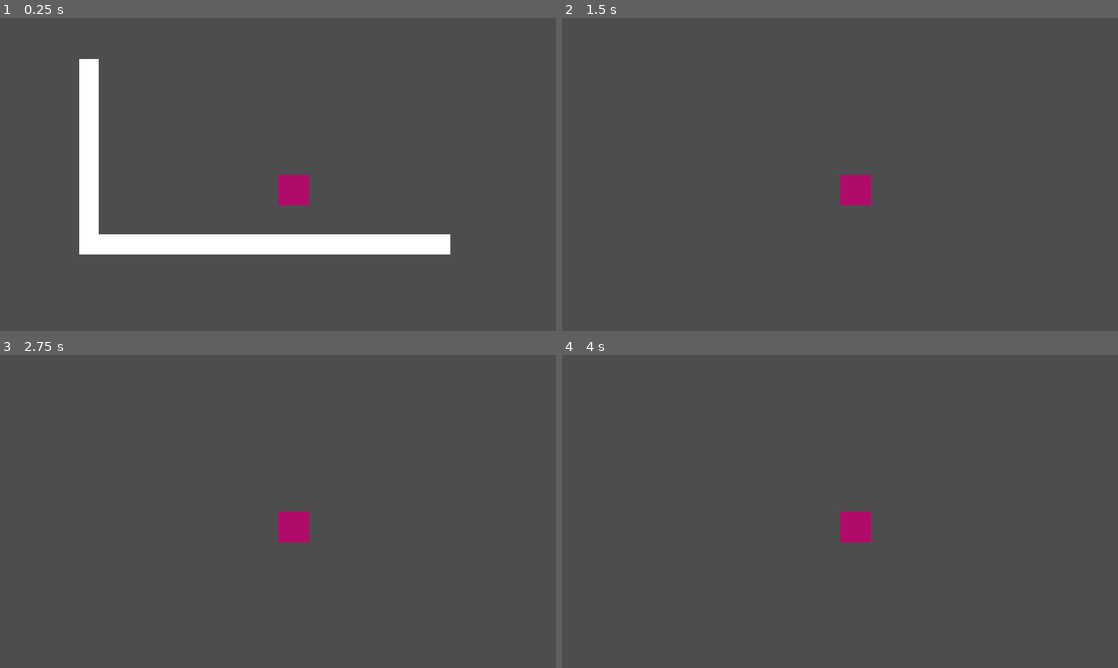
Above: before the commit, frames 1-4 (two rows, left to right).
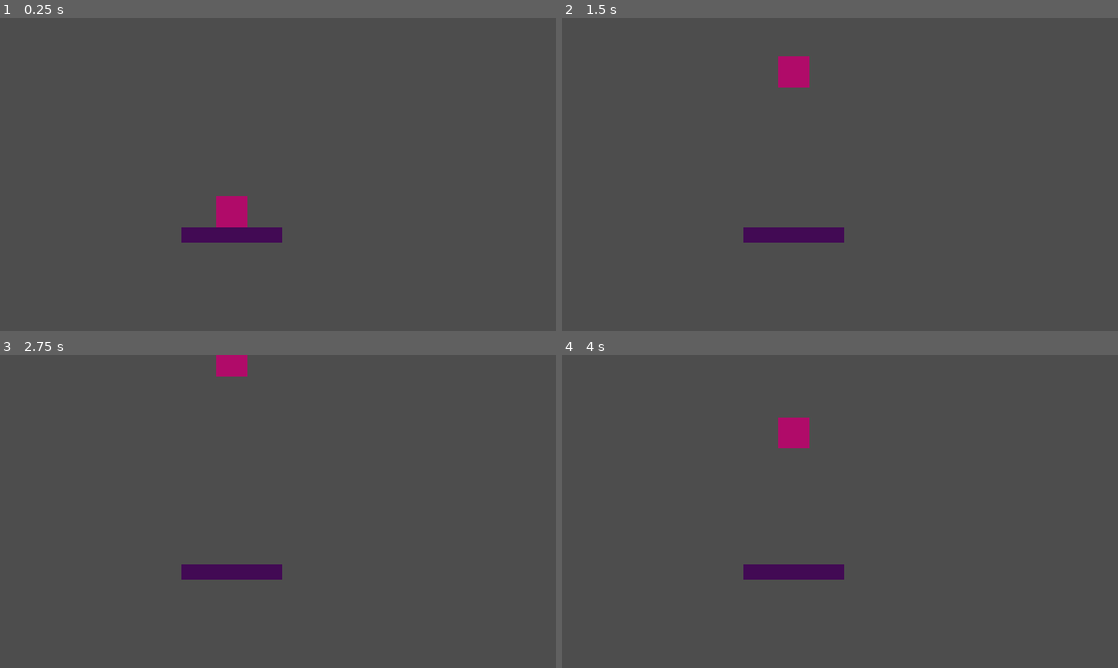
Above: after the commit, the same moments.

Repository: Sauleline/at2Colaborative
Game: Godot game, scene res://Main_Game/main.tscn
Two runs of this game, one before a commit and one after it. Both use one fixed random seed, a clock stepped at 60 frames per second and the inputs below. This scene is started directly instead of the project's main scene.
Inputs:
- Up to frame 1 (0.25 s): no input
- Up to frame 2 (1.5 s): hold Right (move_right, bound only before the commit) from 0.53 s (still down); tap Up (jump, bound only before the commit) at 0.6, 0.77, 1.07 s; tap W (p1jump, bound only after the commit) at 0.8, 1.35 s
- Up to frame 3 (2.75 s): tap Up (jump, bound only before the commit) at 1.52, 1.55, 1.82, 2.1 s; tap Enter at 2 s; release Right (move_right, bound only before the commit) at 2.03 s; hold Left (move_left, bound only before the commit) from 2.03 s (still down); tap W (p1jump, bound only after the commit) at 2.3 s
- Up to frame 4 (4 s): release Left (move_left, bound only before the commit) at 2.78 s; hold Right (move_right, bound only before the commit) from 2.78 s (still down); tap W (p1jump, bound only after the commit) at 2.85, 3.8 s; tap Up (jump, bound only before the commit) at 3.02, 3.05, 3.32, 3.6, 3.77 s

The runs differ from the first frame. In frame 1, 7.8% of the frame differs, in the area x 14-81%, y 13-76%; in frame 2, 2.0%; in frame 3, 1.8%; in frame 4, 2.0%.

Commit message:
changed the way terrian is handled
its still ass lmao

Diff:
--- a/at2Colaborative/Game_User_Interface/title_screen.gd
+++ b/at2Colaborative/Game_User_Interface/title_screen.gd
@@ -6,7 +6,8 @@
 
 
 func _on_single_player_pressed() -> void:
-	get_tree().change_scene_to_file("res://Game_User_Interface/Single_Player_Level_Select.tscn")
+	get_tree().change_scene_to_file("res://Main_Game/main.tscn")
+	##get_tree().change_scene_to_file("res://Game_User_Interface/Single_Player_Level_Select.tscn")
 
 
 func _on_wardrobe_pressed() -> void:
--- a/at2Colaborative/Main_Game/main.gd
+++ b/at2Colaborative/Main_Game/main.gd
@@ -1,5 +1 @@
 extends Node
-
-func _process(delta):
-	if($Player.global_position[1] > 10000):
-		$Player.position = $PlayerSpawn.position
--- a/at2Colaborative/Main_Game/main.tscn
+++ b/at2Colaborative/Main_Game/main.tscn
@@ -1,19 +1,14 @@
 [gd_scene load_steps=4 format=3 uid="uid://cu0pyw6xlgb3d"]
 
 [ext_resource type="Script" uid="uid://ocqtb0phdj5n" path="res://Main_Game/main.gd" id="1_c2mri"]
-[ext_resource type="PackedScene" uid="uid://gq8bk5h87loy" path="res://Main_Game/player.tscn" id="1_sew5f"]
-[ext_resource type="PackedScene" uid="uid://ecv35nc7xcgi" path="res://Main_Game/terrain.tscn" id="2_c2mri"]
+[ext_resource type="PackedScene" uid="uid://gq8bk5h87loy" path="res://Main_Game/player1.tscn" id="1_sew5f"]
+[ext_resource type="PackedScene" uid="uid://digf50f7xpa4" path="res://Main_Game/terrain.tscn" id="2_c2mri"]
 
 [node name="Main" type="Node"]
 script = ExtResource("1_c2mri")
 
+[node name="Player1" parent="." instance=ExtResource("1_sew5f")]
+position = Vector2(448, 320)
+
 [node name="Terrain" parent="." instance=ExtResource("2_c2mri")]
-
-[node name="Player" parent="." instance=ExtResource("1_sew5f")]
-position = Vector2(584, 328)
-
-[node name="Camera2D" type="Camera2D" parent="Player"]
-position = Vector2(1, 0)
-
-[node name="PlayerSpawn" type="Marker2D" parent="."]
-position = Vector2(432, 328)
+position = Vector2(480, 448)
--- a/at2Colaborative/Main_Game/player.gd
+++ b/at2Colaborative/Main_Game/player1.gd
@@ -9,12 +9,12 @@
 
 func _physics_process(delta):
 	velocity.y += gravity * delta
-	var dir = Input.get_axis("move_left", "move_right")
+	var dir = Input.get_axis("p1left", "p1right")
 	if dir != 0:
 		velocity.x = lerp(velocity.x, dir * speed, acceleration)
 	else:
 		velocity.x = lerp(velocity.x, 0.0, friction)
 
 	move_and_slide()
-	if Input.is_action_just_pressed("jump") and is_on_floor():
+	if Input.is_action_just_pressed("p1jump") and is_on_floor():
 		velocity.y = jump_speed
--- a/at2Colaborative/Main_Game/player.tscn
+++ b/at2Colaborative/Main_Game/player1.tscn
@@ -1,6 +1,6 @@
 [gd_scene load_steps=3 format=3 uid="uid://gq8bk5h87loy"]
 
-[ext_resource type="Script" uid="uid://dh2q4d51je4yd" path="res://Main_Game/player.gd" id="1_boqdv"]
+[ext_resource type="Script" uid="uid://dh2q4d51je4yd" path="res://Main_Game/player1.gd" id="1_boqdv"]
 
 [sub_resource type="RectangleShape2D" id="RectangleShape2D_gragq"]
 size = Vector2(64, 64)
--- a/at2Colaborative/Main_Game/terrain.tscn
+++ b/at2Colaborative/Main_Game/terrain.tscn
@@ -1,35 +1,15 @@
-[gd_scene load_steps=3 format=3 uid="uid://ecv35nc7xcgi"]
+[gd_scene load_steps=2 format=3 uid="uid://digf50f7xpa4"]
 
 [sub_resource type="RectangleShape2D" id="RectangleShape2D_nraoy"]
-size = Vector2(768, 40)
+size = Vector2(20.8, 32)
 
-[sub_resource type="RectangleShape2D" id="RectangleShape2D_wewki"]
-size = Vector2(40, 405.5)
+[node name="Terrain" type="StaticBody2D"]
 
-[node name="Terrain" type="RigidBody2D"]
-gravity_scale = 0.0
-
-[node name="ColorRect" type="ColorRect" parent="."]
-offset_left = 173.0
-offset_top = 585.0
-offset_right = 941.0
-offset_bottom = 625.0
-metadata/_edit_use_anchors_ = true
+[node name="Polygon2D" type="Polygon2D" parent="."]
+scale = Vector2(0.8125, 1)
+color = Color(0.258824, 0.0392157, 0.333333, 1)
+polygon = PackedVector2Array(-128, -16, -128, 16, 128, 16, 128, -0.5, 128, -16)
 
 [node name="CollisionShape2D" type="CollisionShape2D" parent="."]
-position = Vector2(557, 605)
+scale = Vector2(10, 1)
 shape = SubResource("RectangleShape2D_nraoy")
-
-[node name="ColorRect2" type="ColorRect" parent="."]
-anchors_preset = 2
-anchor_top = 1.0
-anchor_bottom = 1.0
-offset_left = 173.0
-offset_top = 222.0
-offset_right = 213.0
-offset_bottom = 622.0
-grow_vertical = 0
-
-[node name="CollisionShape2D2" type="CollisionShape2D" parent="."]
-position = Vector2(193, 422.25)
-shape = SubResource("RectangleShape2D_wewki")
--- a/at2Colaborative/project.godot
+++ b/at2Colaborative/project.godot
@@ -25,27 +25,43 @@
 
 [input]
 
-move_right={
+p1right={
 "deadzone": 0.2,
-"events": [Object(InputEventKey,"resource_local_to_scene":fa …(139 unchanged characters)… d":false,"keycode":0,"physical_keycode":4194321,"key_label":0,"unicode":0,"location":0,"echo":false,"script":null)
-, Object(InputEventKey,"resource_local_to_scene":false,"resource_name":"","device":0,"window_id":0,"alt_pressed":false,"shift_pressed":false,"ctrl_pressed":false,"meta_pressed":false,"pressed":false,"keycode":0,"physical_keycode":68,"key_label":0,"unicode":0,"location":0,"echo":false,"script":null)
+"events": [Object(InputEventKey,"resource_local_to_scene":fa …(139 unchanged characters)… d":false,"keycode":0,"physical_keycode":68,"key_label":0,"unicode":0,"location":0,"echo":false,"script":null)
 ]
 }
-move_left={
+p1left={
 "deadzone": 0.2,
-"events": [Object(InputEventKey,"resource_local_to_scene":fa …(140 unchanged characters)… d":false,"keycode":0,"physical_keycode":4194319,"key_label":0,"unicode":0,"location":0,"echo":false,"script":null)
-, Object(InputEventKey,"resource_local_to_scene":false,"resource_name":"","device":-1,"window_id":0,"alt_pressed":false,"shift_pressed":false,"ctrl_pressed":false,"meta_pressed":false,"pressed":false,"keycode":0,"physical_keycode":65,"key_label":0,"unicode":97,"location":0,"echo":false,"script":null)
+"events": [Object(InputEventKey,"resource_local_to_scene":fa …(140 unchanged characters)… d":false,"keycode":0,"physical_keycode":65,"key_label":0,"unicode":97,"location":0,"echo":false,"script":null)
 ]
 }
-jump={
+p1jump={
 "deadzone": 0.2,
-"events": [Object(InputEventKey,"resource_local_to_scene":fa …(140 unchanged characters)… d":false,"keycode":0,"physical_keycode":4194320,"key_label":0,"unicode":0,"location":0,"echo":false,"script":null)
-, Object(InputEventKey,"resource_local_to_scene":false,"resource_name":"","device":-1,"window_id":0,"alt_pressed":false,"shift_pressed":false,"ctrl_pressed":false,"meta_pressed":false,"pressed":false,"keycode":0,"physical_keycode":87,"key_label":0,"unicode":119,"location":0,"echo":false,"script":null)
+"events": [Object(InputEventKey,"resource_local_to_scene":fa …(140 unchanged characters)… d":false,"keycode":0,"physical_keycode":87,"key_label":0,"unicode":119,"location":0,"echo":false,"script":null)
 ]
 }
-move_down={
+p1punch={
 "deadzone": 0.2,
-"events": [Object(InputEventKey,"resource_local_to_scene":fa …(140 unchanged characters)… d":false,"keycode":0,"physical_keycode":4194322,"key_label":0,"unicode":0,"location":0,"echo":false,"script":null)
-, Object(InputEventKey,"resource_local_to_scene":false,"resource_name":"","device":-1,"window_id":0,"alt_pressed":false,"shift_pressed":false,"ctrl_pressed":false,"meta_pressed":false,"pressed":false,"keycode":0,"physical_keycode":83,"key_label":0,"unicode":115,"location":0,"echo":false,"script":null)
+"events": [Object(InputEventKey,"resource_local_to_scene":fa …(140 unchanged characters)… d":false,"keycode":0,"physical_keycode":69,"key_label":0,"unicode":101,"location":0,"echo":false,"script":null)
 ]
 }
+p2right={
+"deadzone": 0.2,
+"events": [Object(InputEventKey,"resource_local_to_scene":false,"resource_name":"","device":-1,"window_id":0,"alt_pressed":false,"shift_pressed":false,"ctrl_pressed":false,"meta_pressed":false,"pressed":false,"keycode":0,"physical_keycode":76,"key_label":0,"unicode":108,"location":0,"echo":false,"script":null)
+]
+}
+p2left={
+"deadzone": 0.2,
+"events": [Object(InputEventKey,"resource_local_to_scene":false,"resource_name":"","device":-1,"window_id":0,"alt_pressed":false,"shift_pressed":false,"ctrl_pressed":false,"meta_pressed":false,"pressed":false,"keycode":0,"physical_keycode":74,"key_label":0,"unicode":106,"location":0,"echo":false,"script":null)
+]
+}
+p2jump={
+"deadzone": 0.2,
+"events": [Object(InputEventKey,"resource_local_to_scene":false,"resource_name":"","device":-1,"window_id":0,"alt_pressed":false,"shift_pressed":false,"ctrl_pressed":false,"meta_pressed":false,"pressed":false,"keycode":0,"physical_keycode":73,"key_label":0,"unicode":105,"location":0,"echo":false,"script":null)
+]
+}
+p2punch={
+"deadzone": 0.2,
+"events": [Object(InputEventKey,"resource_local_to_scene":false,"resource_name":"","device":-1,"window_id":0,"alt_pressed":false,"shift_pressed":false,"ctrl_pressed":false,"meta_pressed":false,"pressed":false,"keycode":0,"physical_keycode":79,"key_label":0,"unicode":111,"location":0,"echo":false,"script":null)
+]
+}
Renamed: at2Colaborative/Main_Game/player.gd.uid -> at2Colaborative/Main_Game/player1.gd.uid
